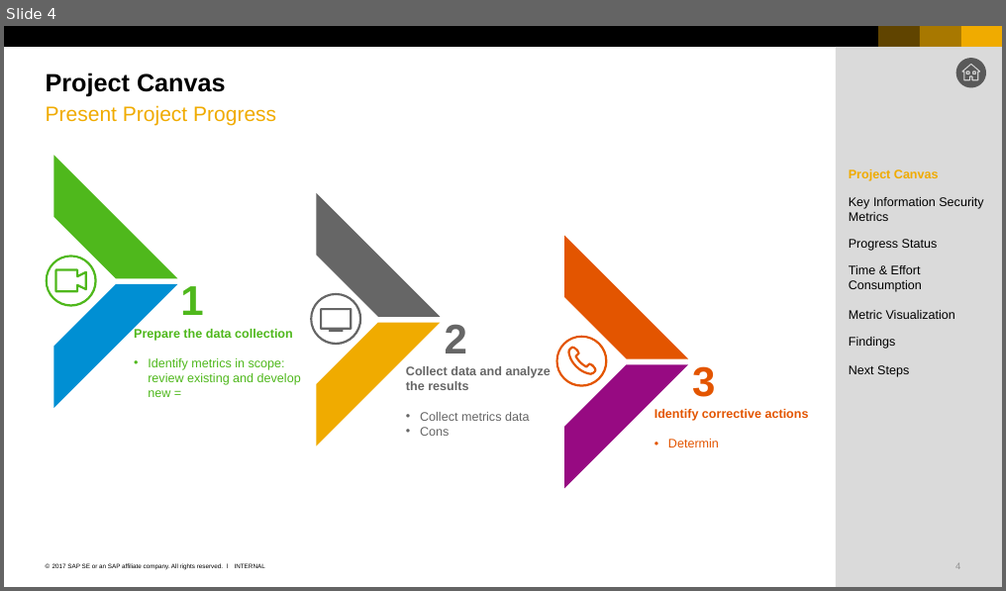
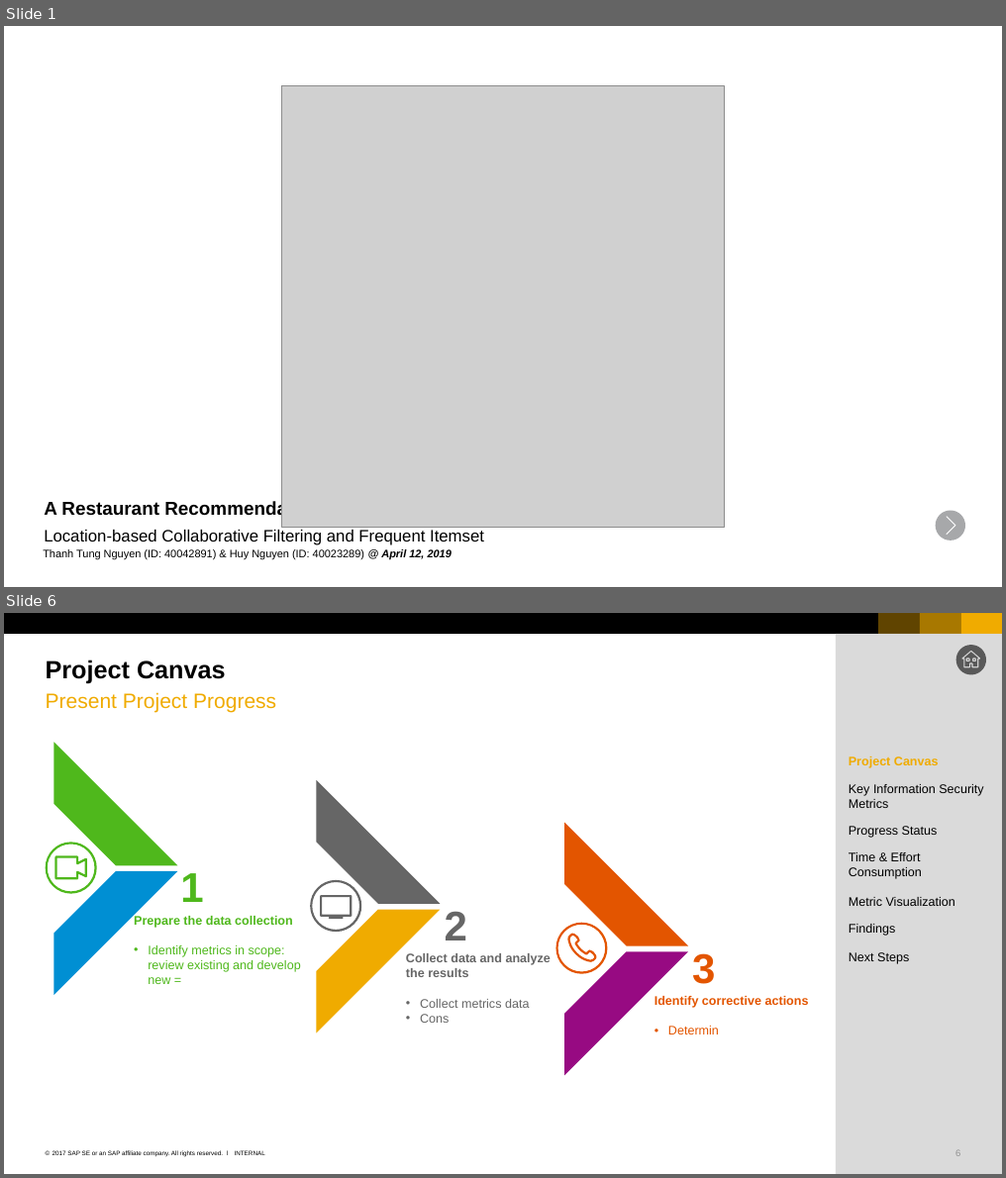
Before and after one commit to nguyenthanhtung2605/yelp-data-analysis, a slide deck: project_yelp_recommendation/yelp_presentation.pptx. Shown one above the other, each under a label of ours: slide 4 before the commit, slides 1 and 6 after it; the slides between them are not shown. The pictures are 1006x591 and 1006x1178 pixels, drawn with LibreOffice and Linux fonts; fonts in the diff are those of the drawing; grey boxes stand for pictures. Boxes give left, top, right and bottom in pixels: in the first picture for what was removed or moved away, otherwise in the second. Text is boxed around its words. In the diff, an @@ line names an element or a change of style, - is before the commit and + after.

```diff
--- a/project_yelp_recommendation/yelp_presentation.pptx
+++ b/project_yelp_recommendation/yelp_presentation.pptx
@@ slide 1 added at (4, 26, 1002, 587), background #FFFFFF @@
@@ picture added at (281, 85, 724, 528) @@
@@ subtitle added at (44, 501, 484, 546), 16 pt, text #000000 @@
+A Restaurant Recommendation System for Yelp
+  Location-based Collaborative Filtering and Frequent Itemset
@@ freeform shape added at (936, 511, 965, 541), fill #A7A8AA @@
@@ text added at (43, 550, 451, 560), 10.5 pt, text #000000 @@
+Thanh Tung Nguyen (ID: 40042891) & Huy Nguyen (ID: 40023289) @ April 12, 2019
@@ what was slide 4 is now slide 6 @@
```
Also in this commit, not shown: 1 slide changed, 3 other slides added, 3 slides removed, 3 other files.
